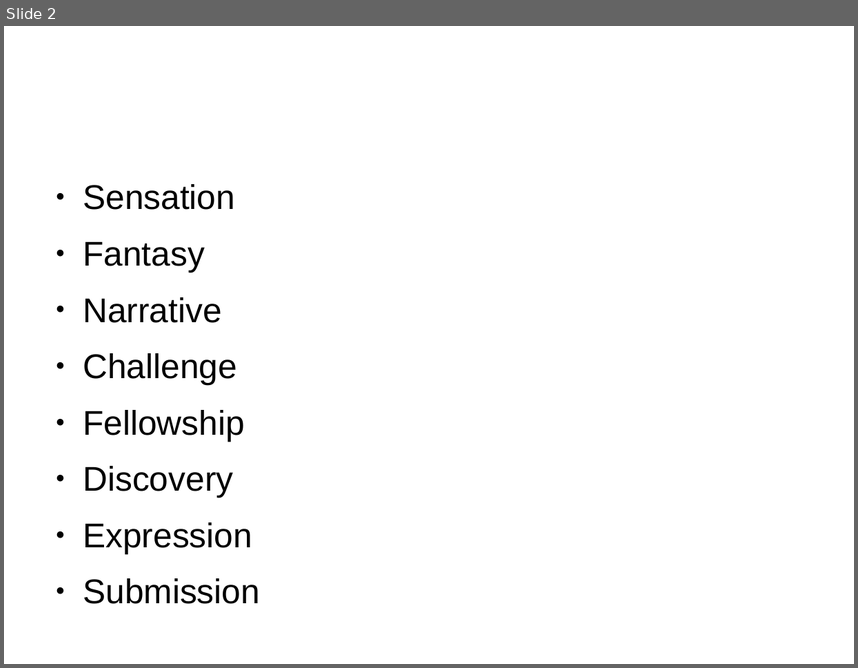
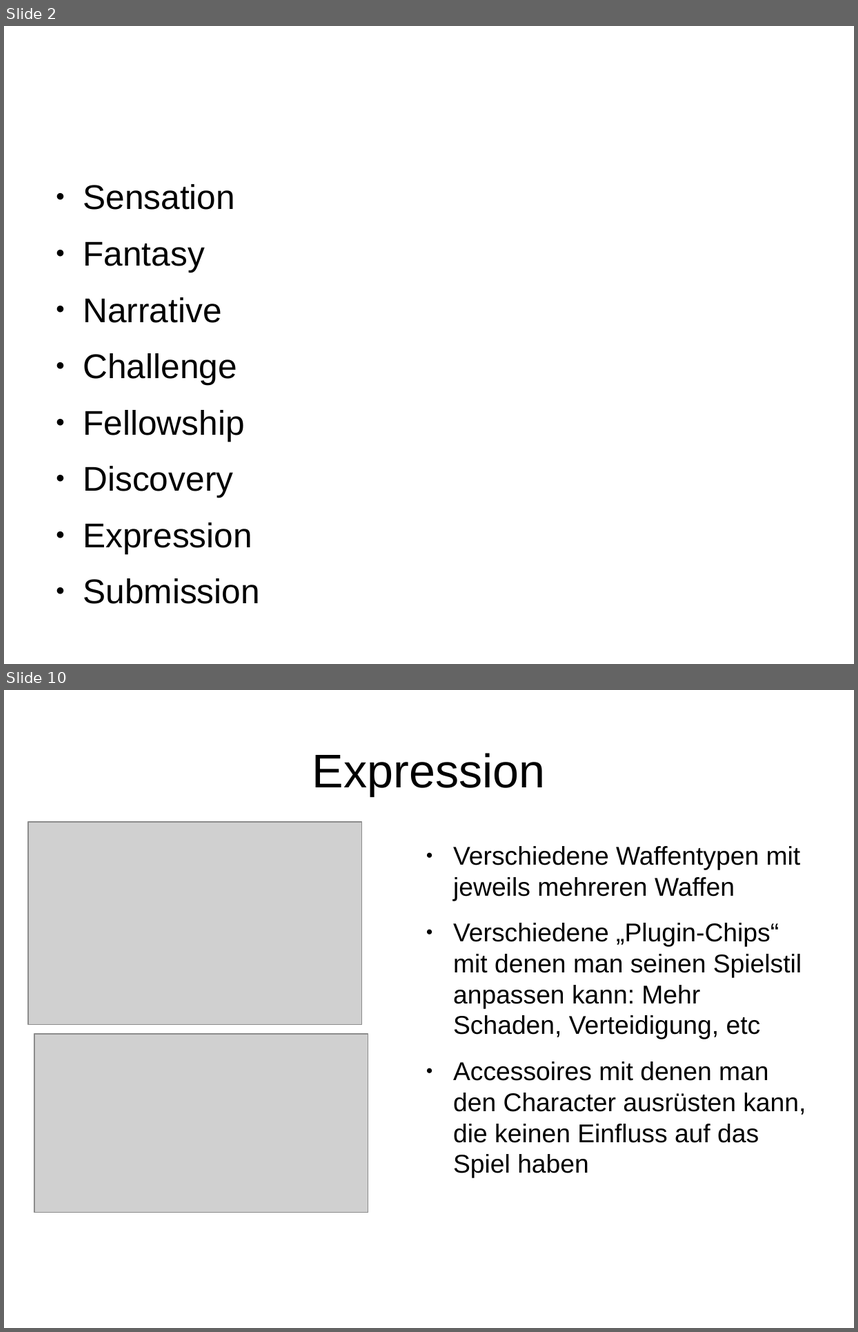
Before and after one commit to Aureumignis/UniStuff, a slide deck: WISE2020/EiDS/U2.odp. Shown one above the other, each under a label of ours: slide 2 before the commit, slides 2 and 10 after it; the slides between them are not shown. The pictures are 858x668 and 858x1332 pixels, drawn with LibreOffice and Linux fonts; fonts in the diff are those of the drawing; grey boxes stand for pictures. Boxes give left, top, right and bottom in pixels: in the first picture for what was removed or moved away, otherwise in the second. Text is boxed around its words. In the diff, an @@ line names an element or a change of style, - is before the commit and + after.

```diff
--- a/WISE2020/EiDS/U2.odp
+++ b/WISE2020/EiDS/U2.odp
@@ slide 10 added at (4, 690, 854, 1328), background #FFFFFF @@
@@ title added at (312, 753, 546, 796), 44 pt, text #000000 @@
+Expression
@@ picture added at (28, 822, 362, 1025) @@
@@ text added at (453, 846, 806, 1178), 24 pt, text #000000 @@
+● Verschiedene Waffentypen mit jeweils mehreren Waffen
+● Verschiedene „Plugin-Chips“ mit denen man seinen Spielstil anpassen kann: Mehr Schaden, Verteidigung, etc
+● Accessoires mit denen man den Character ausrüsten kann, die keinen Einfluss auf das Spiel haben
@@ picture added at (34, 1034, 368, 1212) @@
```
Also in this commit, not shown: 2 slides changed, 7 other slides added, 1 slide removed, 1 other file.
